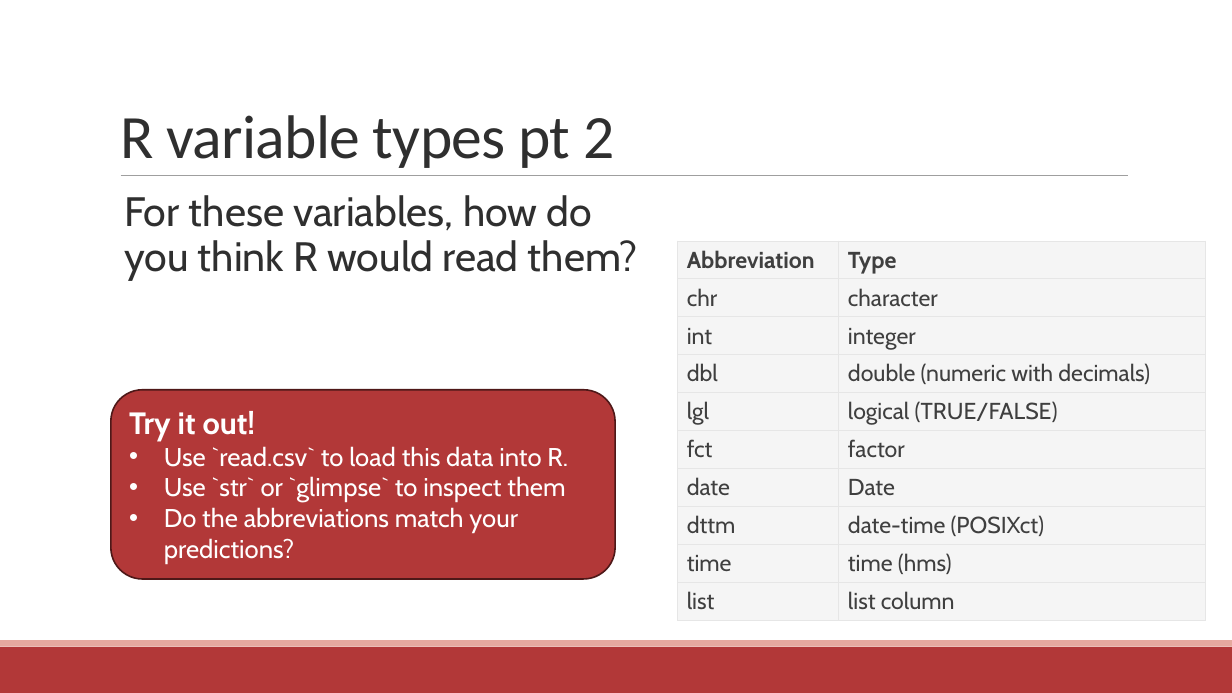
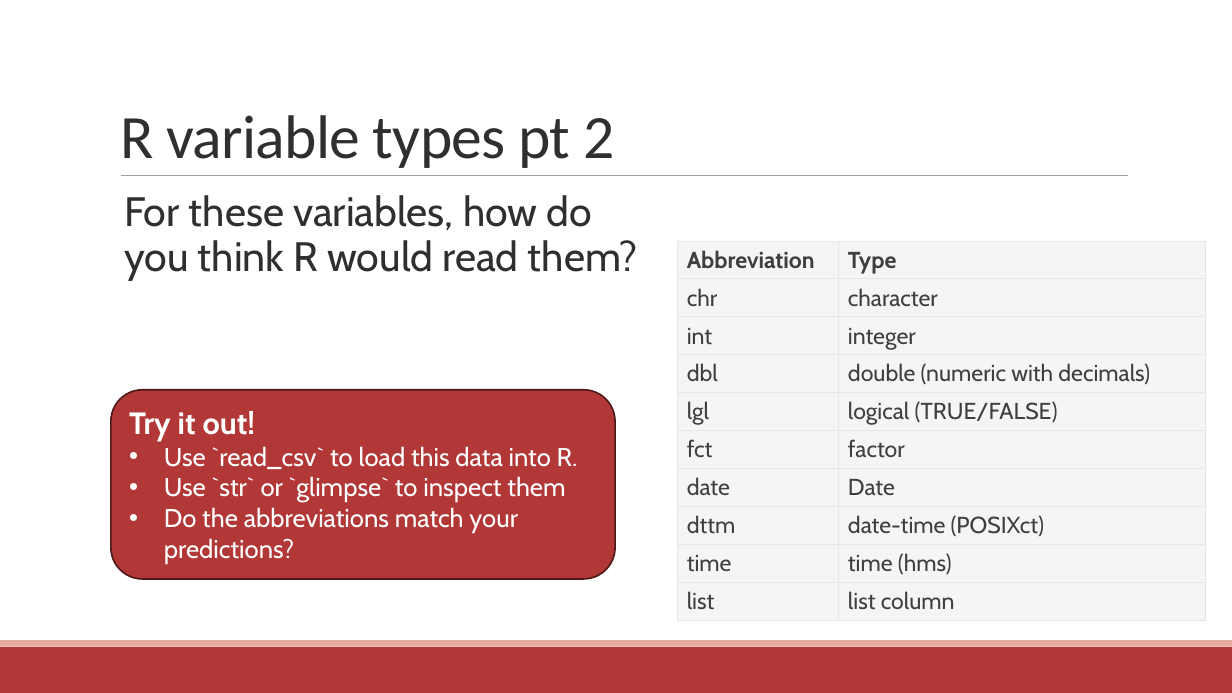
Before and after one commit to communitymaplab/geog4300_datascience, a slide deck: slide 5 of in_class_slides/geog4300_L04-readingdata.pptx. Drawn at 1232x693 pixels with LibreOffice and Linux fonts; fonts in the diff are those of the drawing. Boxes give left, top, right and bottom in pixels: in the first picture for what was removed or moved away, otherwise in the second. Text is boxed around its words. In the diff, an @@ line names an element or a change of style, - is before the commit and + after.

```diff
--- a/in_class_slides/geog4300_L04-readingdata.pptx
+++ b/in_class_slides/geog4300_L04-readingdata.pptx
@@ text in rounded rectangle at (x1=164, y1=446, x2=578, y2=469): text changed @@
-• Use `read.csv` to load this data into R.
+• Use `read_csv` to load this data into R.
```
Also in this commit, not shown: 1 other slide changed, 1 slide removed, 1 other file.
